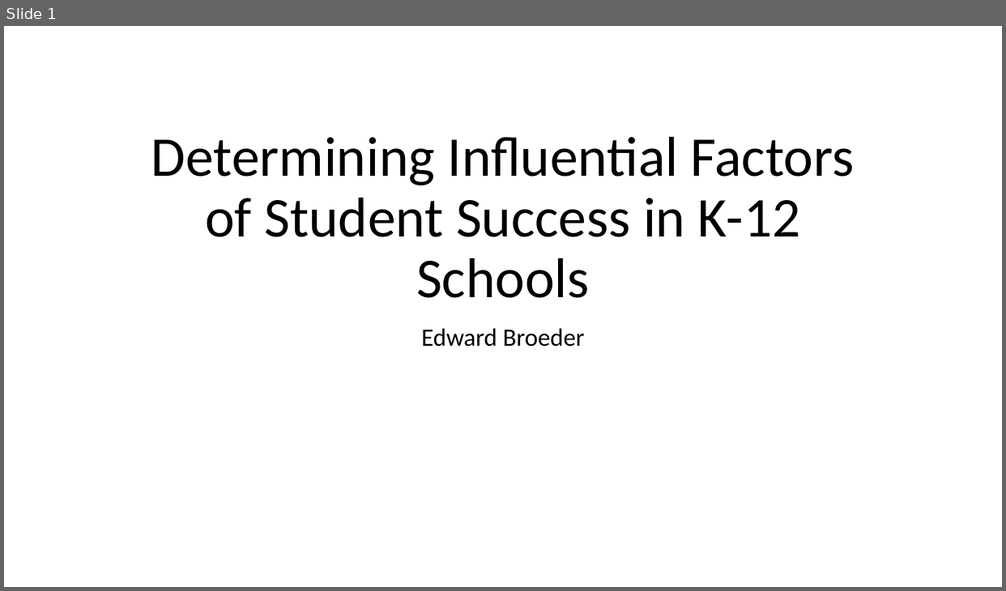
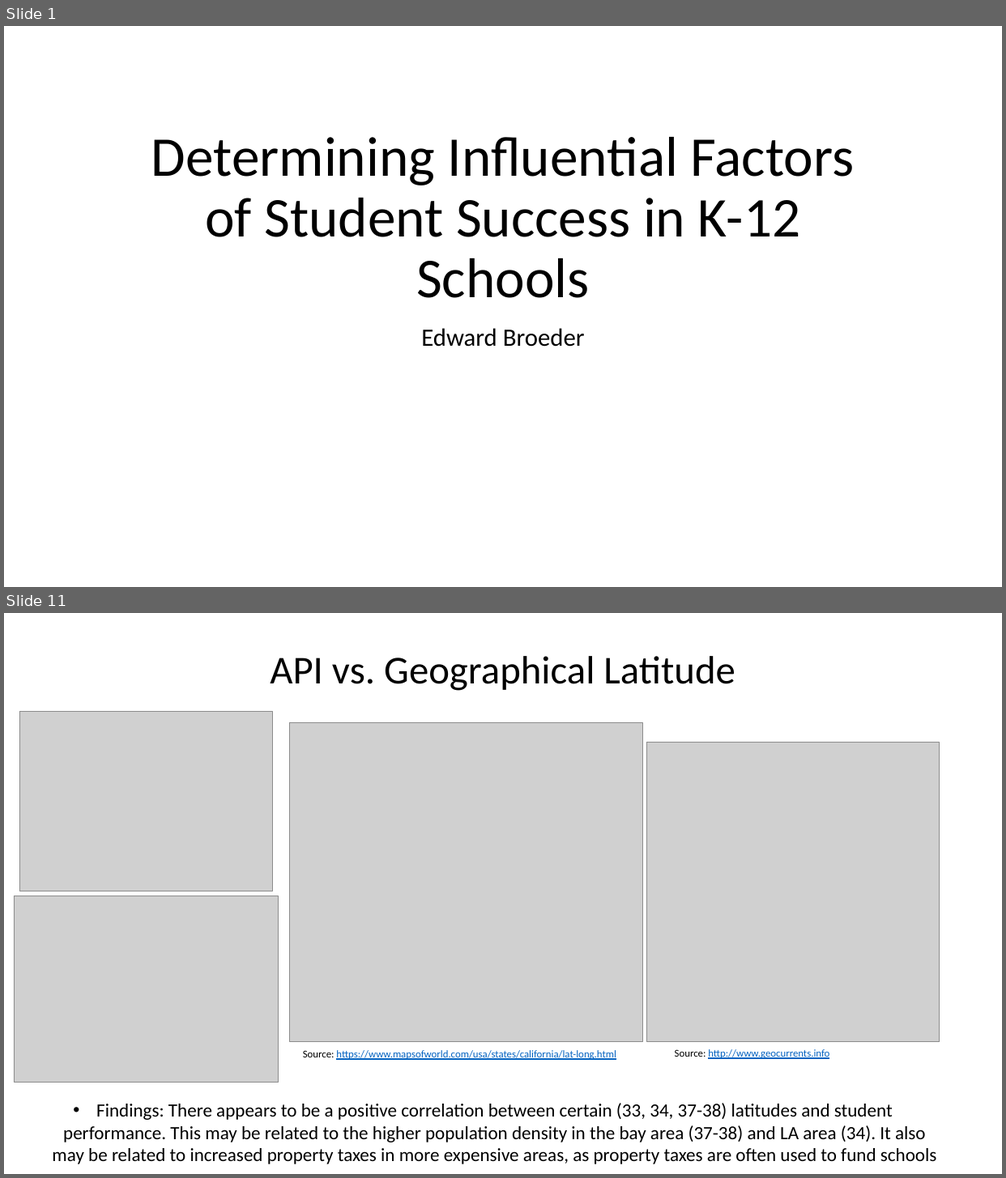
Before and after one commit to eddiebroeder/CS185C_Project, a slide deck: Determining Influential Factors of Student Success.pptx. Shown one above the other, each under a label of ours: slide 1 before the commit, slides 1 and 11 after it; the slides between them are not shown. The pictures are 1006x591 and 1006x1178 pixels, drawn with LibreOffice and Linux fonts; fonts in the diff are those of the drawing; grey boxes stand for pictures. Boxes give left, top, right and bottom in pixels: in the first picture for what was removed or moved away, otherwise in the second. Text is boxed around its words. In the diff, an @@ line names an element or a change of style, - is before the commit and + after.

```diff
--- a/Determining Influential Factors of Student Success.pptx
+++ b/Determining Influential Factors of Student Success.pptx
@@ slide 11 added at [4,613,1002,1174], background #FFFFFF @@
@@ title added at [270,656,735,691], 38 pt, text #000000 @@
+API vs. Geographical Latitude
@@ picture added at [19,711,272,892] @@
@@ picture added at [290,723,642,1042] @@
@@ picture added at [647,743,940,1043] @@
@@ picture added at [15,896,278,1082] @@
@@ text added at [675,1050,829,1059], 10 pt, text #0563C1, underline @@
+Source: http://www.geocurrents.info
@@ text added at [303,1050,616,1060], 10 pt, text #0563C1, underline @@
+Source: https://www.mapsofworld.com/usa/states/california/lat-long.html
@@ text added at [52,1103,937,1165], 18 pt, text #000000 @@
+• Findings: There appears to be a positive correlation between certain (33, 34, 37-38) latitudes and student performance. This may be related to the higher population density in the bay area (37-38) and LA area (34). It also may be related to increased property taxes in more expensive areas, as property taxes are often used to fund schools
```
Also in this commit, not shown: 3 slides changed, 10 other slides added, 2 slides removed.
